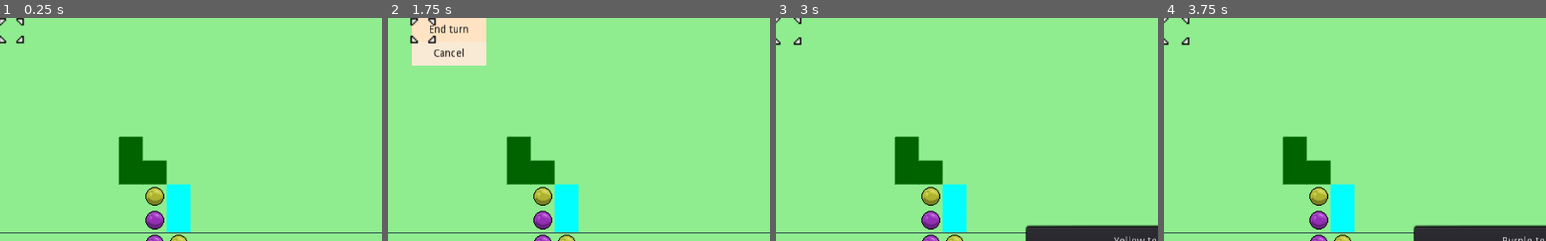
Above: before the commit, frames 1-4 (left to right).
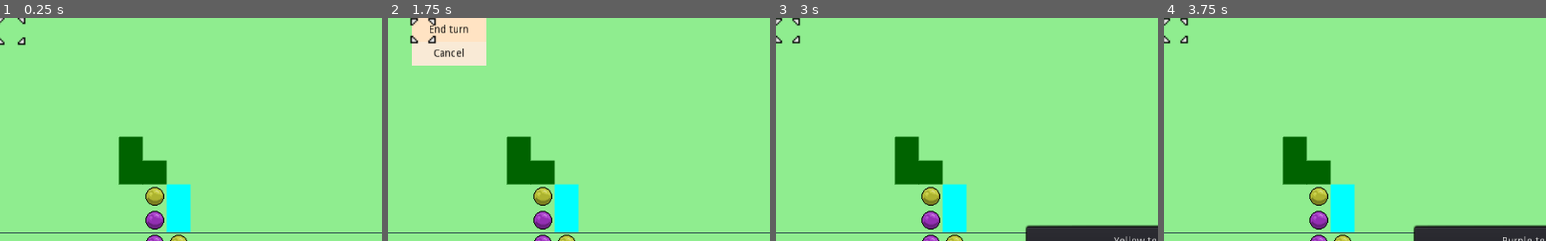
Above: after the commit, the same moments.

Repository: DaveRendell/gridcursor
Game: Godot game, scene res://src/map/SquareGrid.tscn
Same seed, same stepped clock (60 frames per second), same inputs: the game is played once before the commit and once after it.
Inputs (mouse positions are % of the whole screen's width and height, from its top left):
- Up to frame 1 (0.25 s): no input
- Up to frame 2 (1.75 s): tap Enter (ui_accept) at 0.5, 0.77, 1.52 s; move the mouse to (72, 45) at 0.52 s; hold Right (ui_right) 0.53-1.28 s; click (72, 45) at 0.67 s; move the mouse to (30, 55) at 1.27 s; hold Down (ui_down) from 1.28 s (still down); click (30, 55) at 1.42 s
- Up to frame 3 (3 s): move the mouse to (60, 28) at 2.02 s; release Down (ui_down) at 2.03 s; hold Right (ui_right) 2.03-2.78 s; click (60, 28) at 2.17 s; tap Enter (ui_accept) at 2.75 s; move the mouse to (45, 70) at 2.77 s; hold Up (ui_up) from 2.78 s (still down); click (45, 70) at 2.92 s
- Up to frame 4 (3.75 s): tap Enter (ui_accept) at 3.02 s; move the mouse to (80, 65) at 3.52 s; release Up (ui_up) at 3.53 s; hold Left (ui_left) from 3.53 s (still down); click (80, 65) at 3.67 s
The pictures show only the part of the screen within x 0-50%, y 0-50%; the shares and areas given below are measured in that part.

The runs differ from the first frame. In frame 1, 0.3% of the frame differs, in the area x 0-7%, y 0-13%; in frame 2, nothing differs; in frame 3, 0.3%; in frame 4, 0.3%.

Commit message:
Refactor menu options

Diff:
--- a/project.godot
+++ b/project.godot
@@ -49,6 +49,11 @@
 "language": "GDScript",
 "path": "res://src/menu/Menu.gd"
 }, {
+"base": "Reference",
+"class": "MenuOption",
+"language": "GDScript",
+"path": "res://src/menu/menu_option.gd"
+}, {
 "base": "Node2D",
 "class": "Unit",
 "language": "GDScript",
@@ -63,6 +68,7 @@
 "GridNode": "",
 "Map": "",
 "Menu": "",
+"MenuOption": "",
 "Unit": ""
 }
 
--- a/src/map/Map.gd
+++ b/src/map/Map.gd
@@ -97,7 +97,10 @@
 						return node.select(self)
 			# If no unit selected
 			var menu = new_menu.instance()
-			menu.set_options(["End turn", "Cancel"])
+			menu.set_options([
+				MenuOption.new("end_turn", "End turn"),
+				MenuOption.new("cancel", "Cancel"),
+			])
 			menu.position = position_from_coordinates(cursor) + Vector2(grid_size, 0)
 			menu.z_index = 10
 			add_child(menu)
@@ -105,7 +108,7 @@
 			var option = yield(menu, "option_selected")
 
 			menu.queue_free()
-			if option == "End turn":
+			if option == "end_turn":
 				next_turn()
 			yield(get_tree(), "idle_frame")
 			set_active(true)
--- a/src/map/SquareGrid.tscn
+++ b/src/map/SquareGrid.tscn
@@ -9,9 +9,6 @@
 
 [node name="Background" parent="." index="0"]
 show_behind_parent = true
-
-[node name="Cursor" parent="." index="1"]
-frame = 1
 
 [node name="Unit" parent="GridNodes" index="0" instance=ExtResource( 4 )]
 x = 6
--- a/src/map/Unit.gd
+++ b/src/map/Unit.gd
@@ -98,9 +98,12 @@
 
 	var attack_options = valid_attacks(map, new_location)
 
-	var menu_options = ["Wait", "Cancel"]
+	var menu_options = [
+		MenuOption.new("wait", "Wait"),
+		MenuOption.new("cancel", "Cancel"),
+	]
 	if attack_options.non_empty_coordinates().size() > 0:
-		menu_options.push_front("Attack")
+		menu_options.push_front(MenuOption.new("attack", "Attack"))
 
 	var menu = new_menu.instance()
 	menu.set_options(menu_options)
@@ -110,14 +113,14 @@
 	var option = yield(menu, "option_selected")
 	menu.queue_free()
 
-	if option == "Cancel":
+	if option == "cancel":
 		position = map.position_from_coordinates(path.at(0))
 		yield(get_tree(), "idle_frame")
 		state_to_selected(map, path)
-	if option == "Wait":
+	if option == "wait":
 		update_position(map, new_location)
 		state_to_done(map)
-	if option == "Attack":
+	if option == "attack":
 		state_to_attack_select(map, path, new_location)
 
 func state_to_attack_select(map: Map, path: CoordinateList, new_location: Coordinate):
@@ -141,7 +144,10 @@
 	unit_state = UnitState.ATTACK_CONFIRM
 	var attacked_node = map.node_array().at(map.cursor)
 
-	var menu_options = ["999% Damage", "Cancel"]
+	var menu_options = [
+		MenuOption.new("confirm", "999% Damage"),
+		MenuOption.new("cancel", "Cancel"),
+	]
 
 	var menu = new_menu.instance()
 	menu.set_options(menu_options)
@@ -155,11 +161,11 @@
 	menu.queue_free()
 	map.set_active(true)
 
-	if option == "999% Damage":
+	if option == "confirm":
 		attacked_node.queue_free() # TODO: damage rather than instadeath
 		update_position(map, path.last())
 		state_to_done(map)
-	if option == "Cancel":
+	if option == "cancel":
 		position = map.position_from_coordinates(path.at(0))
 		yield(get_tree(), "idle_frame")
 		state_to_selected(map, path)
--- a/src/menu/Menu.gd
+++ b/src/menu/Menu.gd
@@ -5,9 +5,9 @@
 signal option_selected
 
 var options = [
-	"Option 1",
-	"Option 2",
-	"Option 3",
+	MenuOption.new("option_1", "Option 1"),
+	MenuOption.new("option_2", "Option 2"),
+	MenuOption.new("option_3", "Option 3"),
 ]
 var width = 100
 var height = grid_size
@@ -19,9 +19,9 @@
 	draw_grid()
 
 func set_options(options: Array = [
-	"Option 1",
-	"Option 2",
-	"Option 3",
+	MenuOption.new("option_1", "Option 1"),
+	MenuOption.new("option_2", "Option 2"),
+	MenuOption.new("option_3", "Option 3"),
 ]):
 	self.options = options
 	height = grid_size * options.size()
@@ -30,7 +30,7 @@
 func click_position(coordinate: Coordinate):
 	var option = options[coordinate.y]
 	print("menu clicking")
-	emit_signal("option_selected", option)
+	emit_signal("option_selected", option.id)
 
 func position_from_coordinates(coordinate: Coordinate) -> Vector2:
 	return Vector2(0, coordinate.y * grid_size)
@@ -57,7 +57,7 @@
 		container.rect_size = Vector2(width, grid_size)
 		container.mouse_filter = Control.MOUSE_FILTER_IGNORE
 		var text = Label.new()
-		text.text = option
+		text.text = option.display_name
 		text.add_color_override("font_color", Color.black)
 		text.set_align(Label.ALIGN_LEFT)
 		text.set_valign(Label.VALIGN_CENTER)
--- /dev/null
+++ b/src/menu/menu_option.gd
@@ -0,0 +1,8 @@
+class_name MenuOption
+
+var id: String
+var display_name: String
+
+func _init(id: String, display_name: String):
+	self.id = id
+	self.display_name = display_name
